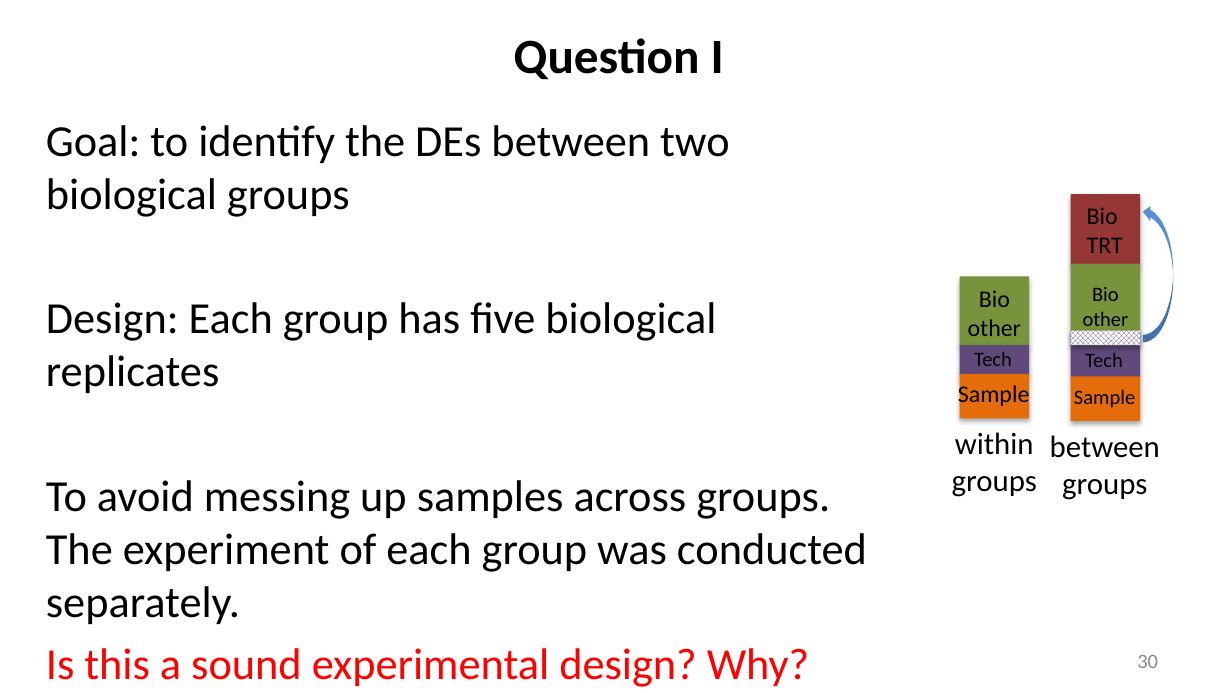
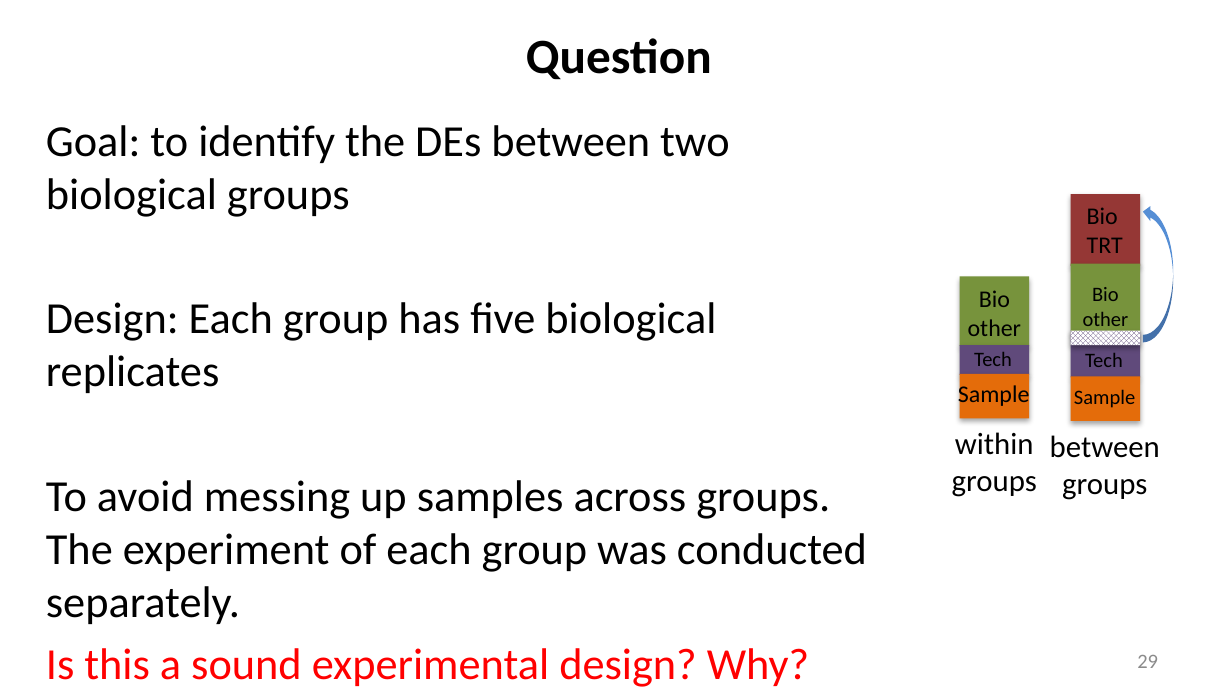
Before and after one commit to liu3zhenlab/teaching, a slide deck: slide 29 of RNA-Seq-Workshop/2026/lectures/IGF26_RNA-seq.pptx (slide 30 before the commit). Drawn at 1232x693 pixels with LibreOffice and Linux fonts; fonts in the diff are those of the drawing. Boxes give left, top, right and bottom in pixels: in the first picture for what was removed or moved away, otherwise in the second. Text is boxed around its words. In the diff, an @@ line names an element or a change of style, - is before the commit and + after.

```diff
--- a/RNA-Seq-Workshop/2026/lectures/IGF26_RNA-seq.pptx
+++ b/RNA-Seq-Workshop/2026/lectures/IGF26_RNA-seq.pptx
@@ title at [526, 38, 712, 80]: text changed @@
-Question I
+Question
@@ page number at [1137, 655, 1158, 668]: text changed @@
-30
+29
```
Also in this commit, not shown: 17 other slides changed, 1 slide removed.
